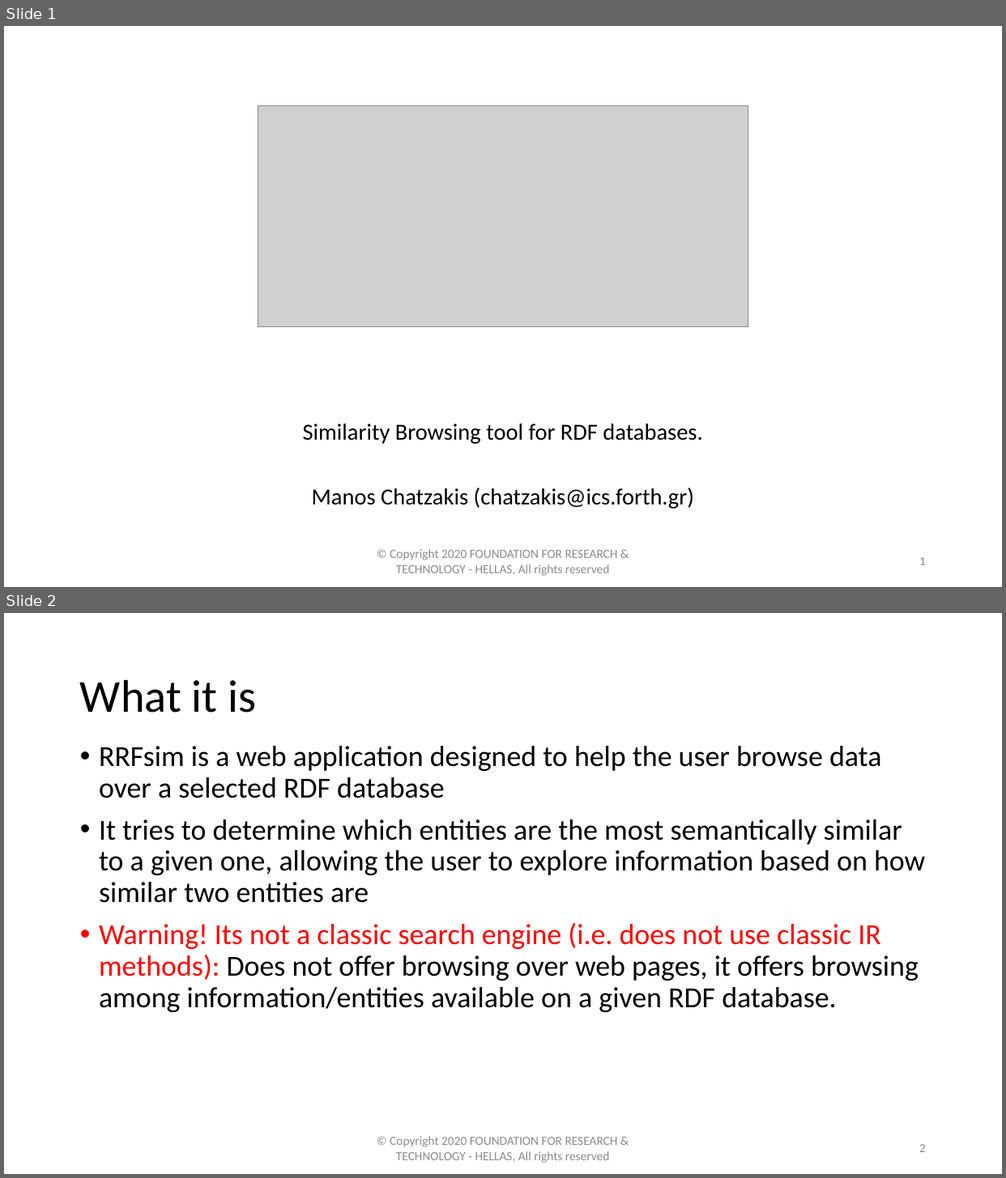
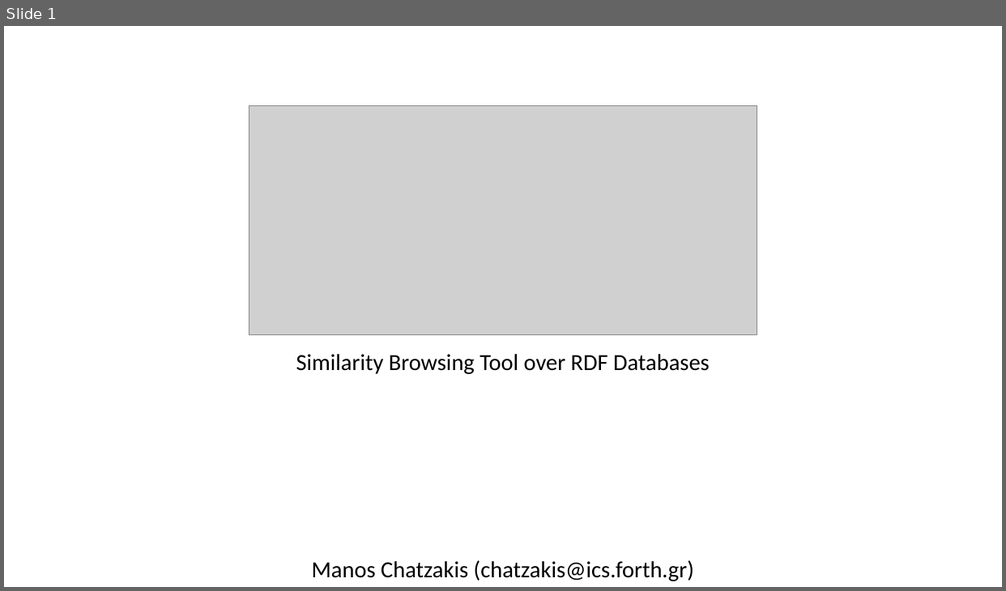
Before and after one commit to MChatzakis/RDFsim, a slide deck: RDFsim/presentation/RDFsim.pptx. Shown one above the other, each under a label of ours: slides 1 and 2 before the commit, slide 1 after it. The pictures are 1006x1178 and 1006x591 pixels, drawn with LibreOffice and Linux fonts; fonts in the diff are those of the drawing; grey boxes stand for pictures. Boxes give left, top, right and bottom in pixels: in the first picture for what was removed or moved away, otherwise in the second. Text is boxed around its words. In the diff, an @@ line names an element or a change of style, - is before the commit and + after.

```diff
--- a/RDFsim/presentation/RDFsim.pptx
+++ b/RDFsim/presentation/RDFsim.pptx
@@ slide 2 removed at bbox=[4, 613, 1002, 1174], background #FFFFFF @@
@@ title removed at bbox=[80, 679, 256, 713] @@
-What it is
@@ text removed at bbox=[99, 746, 925, 1012] @@
-• RRFsim is a web application designed to help the user browse data over a selected RDF database
-• It tries to determine which entities are the most semantically similar to a given one, allowing the user to explore information based on how similar two entities are
-• Warning! Its not a classic search engine (i.e. does not use classic IR methods): Does not offer browsing over web pages, it offers browsing among information/entities available on a given RDF database.
@@ text removed at bbox=[390, 1136, 618, 1163] @@
-© Copyright 2020 FOUNDATION FOR RESEARCH & TECHNOLOGY - HELLAS, All rights reserved
@@ page number removed at bbox=[919, 1144, 926, 1152] @@
-2
@@ slide 1 changed as well @@
@@ picture: place and size @@
-picture at bbox=[258, 106, 749, 327]
+picture at bbox=[249, 106, 757, 335]
@@ text added at bbox=[296, 354, 710, 374], 22.2 pt, text #000000 @@
+Similarity Browsing Tool over RDF Databases
@@ subtitle at bbox=[303, 424, 702, 444]: paragraph removed @@
-Similarity Browsing tool for RDF databases.
@@ subtitle "Manos Chatzakis (chatzakis@ics.forth.gr)": place and size @@
-subtitle "Manos Chatzakis (chatzakis@ics.forth.gr)" at bbox=[303, 424, 702, 509]
+subtitle "Manos Chatzakis (chatzakis@ics.forth.gr)" at bbox=[312, 561, 694, 582]
@@ text removed at bbox=[390, 549, 618, 576] @@
-© Copyright 2020 FOUNDATION FOR RESEARCH & TECHNOLOGY - HELLAS, All rights reserved
@@ page number removed at bbox=[919, 557, 926, 565] @@
-1
```
Also in this commit, not shown: 4 slides added, 4 other slides removed.
